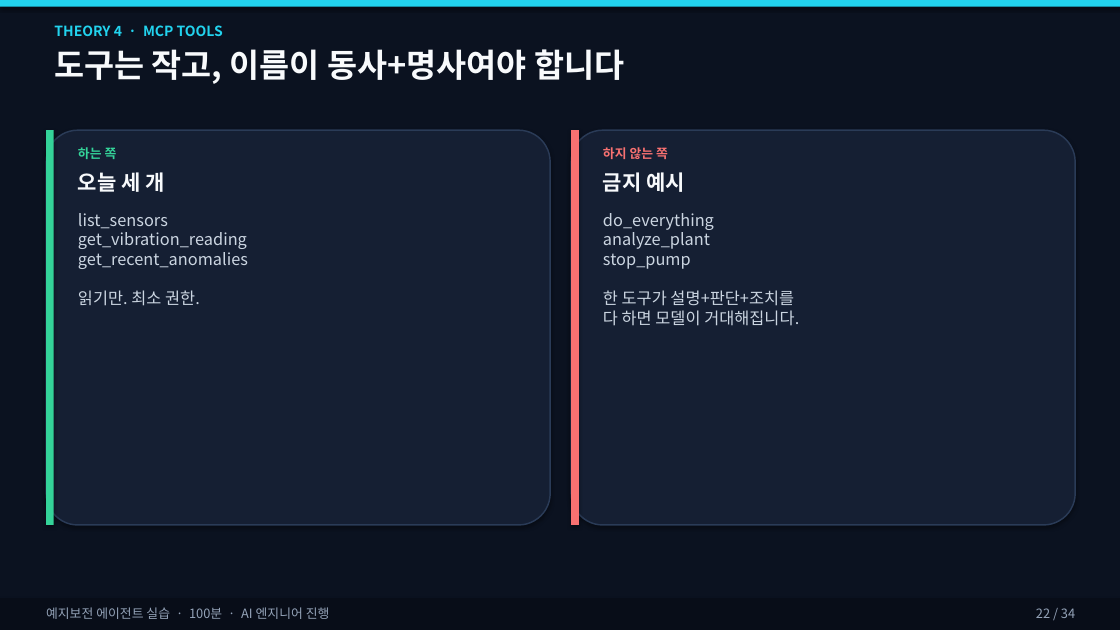
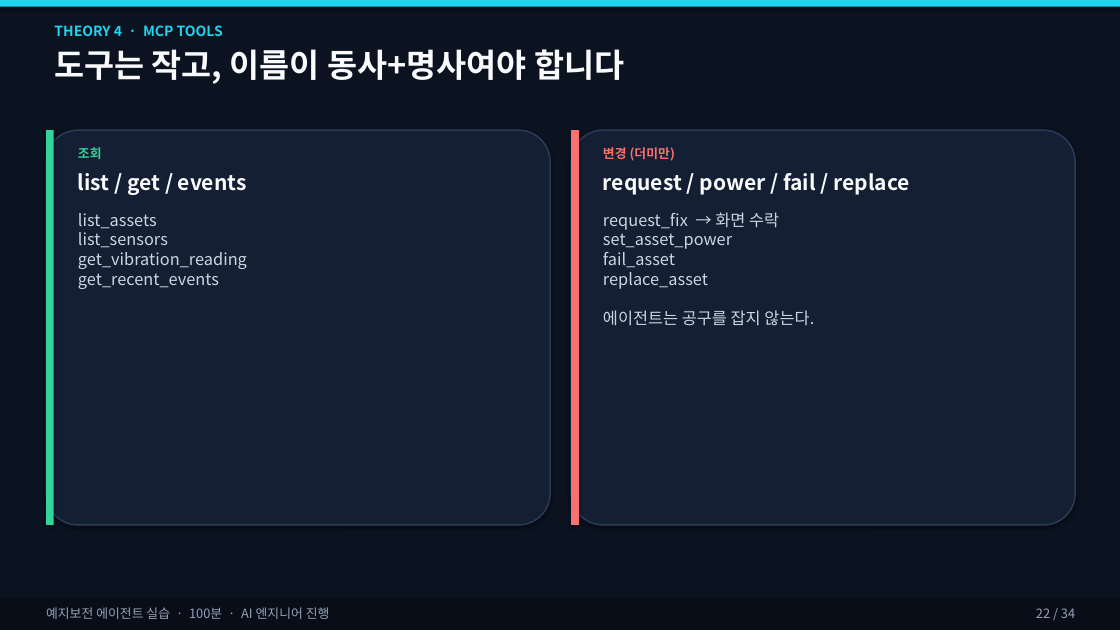
Before and after one commit to ZeroAct/sensor-agent-tutorial, a slide deck: slide 22 of slides/예지보전_에이전트_실습.pptx. Drawn at 1120x630 pixels with LibreOffice and Linux fonts; fonts in the diff are those of the drawing. Boxes give left, top, right and bottom in pixels: in the first picture for what was removed or moved away, otherwise in the second. Text is boxed around its words. In the diff, an @@ line names an element or a change of style, - is before the commit and + after.

```diff
--- a/slides/예지보전_에이전트_실습.pptx
+++ b/slides/예지보전_에이전트_실습.pptx
@@ text at (78,147,102,159): text changed @@
-하는 쪽
+조회
@@ text at (603,147,675,161): text changed @@
-하지 않는 쪽
+변경 (더미만)
@@ text at (78,173,247,195): text changed @@
-오늘 세 개
+list / get / events
@@ text at (603,173,909,195): text changed @@
-금지 예시
+request / power / fail / replace
@@ text at (78,213,247,289): text changed @@
-list_sensors
-get_vibration_reading
-get_recent_anomalies
-읽기만. 최소 권한.
+list_assets
+list_sensors
+get_vibration_reading
+get_recent_events
@@ text at (603,212,814,326): text changed @@
-do_everything
-analyze_plant
-stop_pump
-한 도구가 설명+판단+조치를
-다 하면 모델이 거대해집니다.
+request_fix → 화면 수락
+set_asset_power
+fail_asset
+replace_asset
+에이전트는 공구를 잡지 않는다.
```
Also in this commit, not shown: 18 other slides changed, 30 other files.
